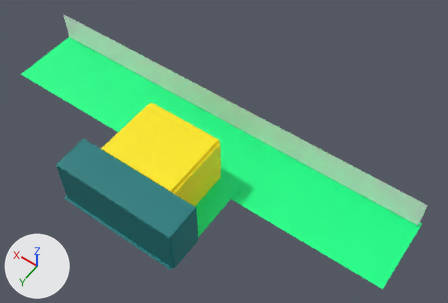
The FBX model Assets/FourthBase/Models/Room.fbx as it was, and as the next commit left it.
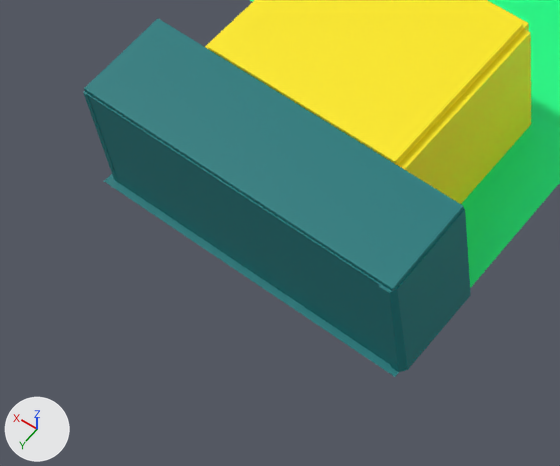
Each version is shown whole from a camera (50 mm lens) standing at (-12.84, 12.65, 25.3) and looking at (-1.99, -2.54, 1.43), then close up on the part from 6% to 52% of the width and 43% to 100% of the height. The axes (+X, +Y, +Z) are drawn at lower left. The lights are the same throughout. Where no turn or scale is listed for an object, it has been applied to the vertices.

In view in the first close-up: 'msh_Floor', 'msh_GrassTemplate', 'msh_WallTemplate', 'pPlane3', 'pPlane4', 'pPlane5', 'pPlane6', 'pasted__pPlane4'.
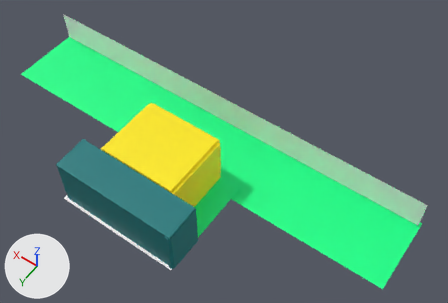
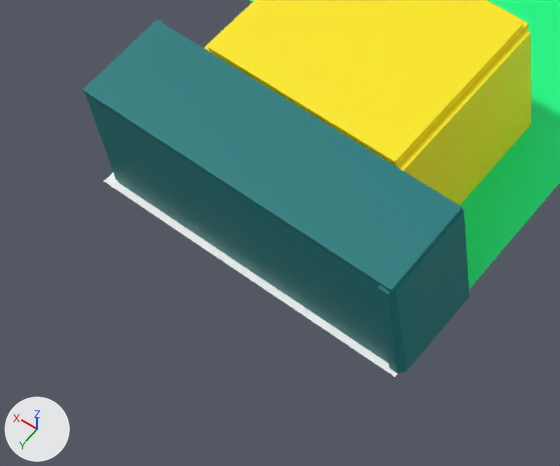
Where the newer file only moved an object's origin or applied its transform, the numbers keep the older frame.

The change, as a diff of the scene's bpy script:
```diff
--- a/Assets/FourthBase/Models/Room.fbx.py
+++ b/Assets/FourthBase/Models/Room.fbx.py
@@ mat_shd_curtaincylinder1 @@
 mat_shd_curtaincylinder1 = principled_material('shd_Curtaincylinder1')
-mat_shd_curtaincylinder1.base_color = (0.0, 0.186, 0.193)  # dark cyan #00777a
+mat_shd_curtaincylinder1.base_color = (1.0, 1.0, 1.0)  # white #ffffff
@@ me_mesh_109 @@
 me_mesh_109.from_pydata(...)  # 12 vertices, 10 faces; spans x -0.13..0.13, y -0.93..0.93, z -1.35..1.35
-me_mesh_109.materials.append(mat_shd_curtaincylinder1)  # dark cyan #00777a
+me_mesh_109.materials.append(mat_shd_curtaincylinder)  # dark cyan #00777a
@@ ob_pasted__pplane4 @@
 ob_pasted__pplane4 = bpy.data.objects.new('pasted__pPlane4', me_mesh_109)
-ob_pasted__pplane4.location = (-3.28, 2.43, 1.35)
+ob_pasted__pplane4.location = (-3.28, 2.46, 1.35)
@@ ob_pplane4 @@
 ob_pplane4 = bpy.data.objects.new('pPlane4', me_mesh_111)
-ob_pplane4.location = (3.15, 2.42, 1.35)
+ob_pplane4.location = (3.15, 2.38, 1.35)
@@ ob_pplane3 @@
 ob_pplane3 = bpy.data.objects.new('pPlane3', me_mesh_110)
-ob_pplane3.location = (-0.1, 2.4, 2.71)
+ob_pplane3.location = (-0.1, 2.43, 2.71)
```

Location of each change, (x1, y1, x2, y2) in pixels of the close-ups (560 x 466 px):
'pPlane3', moved: before (84, 19, 464, 291); after (83, 19, 463, 293)
'msh_Floor', recoloured (cyan to white): (104, 173, 473, 377) in both
'pasted__pPlane4', moved: before (379, 209, 471, 372); after (377, 210, 470, 374)
'pPlane4', moved: before (83, 91, 119, 183); after (86, 20, 164, 181)
